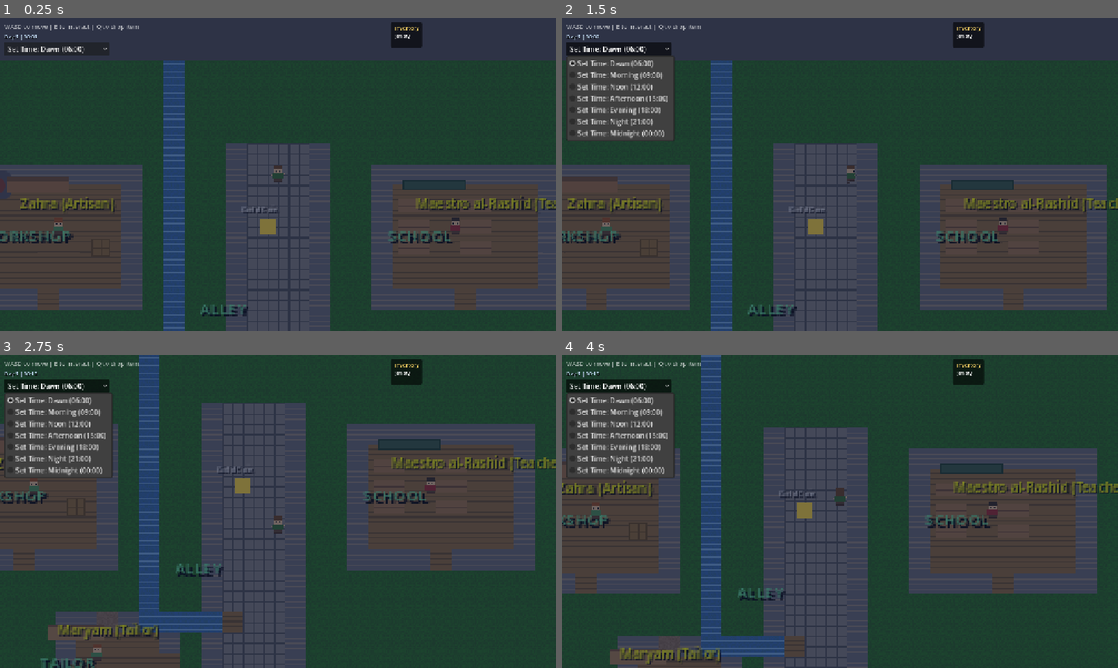
Above: before the commit, frames 1-4 (two rows, left to right).
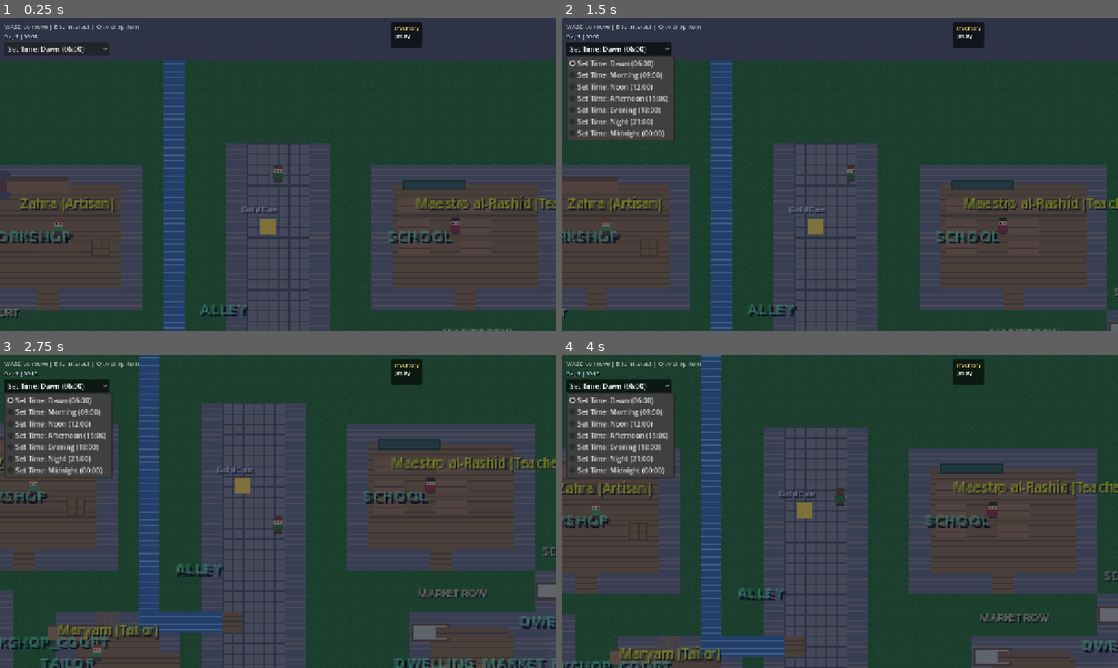
Above: after the commit, the same moments.

Repository: axecopfire/first-godot
Game: Godot game, scene res://scenes/boot.tscn
Two runs of this game, one before a commit and one after it. Both use one fixed random seed, a clock stepped at 60 frames per second and the inputs below.
Inputs:
- Up to frame 1 (0.25 s): no input
- Up to frame 2 (1.5 s): click "Set Time: Dawn (06:00)" at 0.5 s; tap Enter at 1.25 s; hold D (move_right) from 1.28 s (still down); hold Q (drop_item) from 1.28 s (still down)
- Up to frame 3 (2.75 s): release D (move_right) at 2.03 s; release Q (drop_item) at 2.03 s; hold S (move_down) from 2.03 s (still down); tap E (interact) at 2.1 s
- Up to frame 4 (4 s): release S (move_down) at 2.78 s; hold D (move_right) 2.78-3.53 s; hold Q (drop_item) 2.78-3.53 s; hold W (move_up) from 3.53 s (still down); tap E (interact) at 3.6 s

The runs differ from the first frame. In frame 1, 0.1% of the frame differs, in the area x 0-92%, y 92-100%; in frame 2, 0.2%; in frame 3, 6.4%, in the area x 0-100%, y 61-100%; in frame 4, 4.1%.

Commit message:
dwellings

Diff:
--- a/scripts/npc_relationships.gd
+++ b/scripts/npc_relationships.gd
@@ -127,37 +127,37 @@
 	"home_market_row": {
 		"id": "home_market_row",
 		"label": "Market Row House",
-		"zone": "market",
+		"zone": "dwelling_market_row",
 		"residents": ["Yusuf", "Amina"],
 	},
 	"home_workshop_court": {
 		"id": "home_workshop_court",
 		"label": "Workshop Court House",
-		"zone": "workshop",
+		"zone": "dwelling_workshop_court",
 		"residents": ["Samira", "Zahra"],
 	},
 	"home_smithy_loft": {
 		"id": "home_smithy_loft",
 		"label": "Smithy Loft",
-		"zone": "blacksmith",
+		"zone": "dwelling_smithy_loft",
 		"residents": ["Ibrahim", "Tarik", "Capitan Rodrigo"],
 	},
 	"home_warehouse_quarters": {
 		"id": "home_warehouse_quarters",
 		"label": "Warehouse Quarters",
-		"zone": "warehouse",
+		"zone": "dwelling_warehouse_quarters",
 		"residents": ["Abbas", "Rafiq", "Salim", "Nura"],
 	},
 	"home_field_house": {
 		"id": "home_field_house",
 		"label": "Field House",
-		"zone": "fields",
+		"zone": "dwelling_field_house",
 		"residents": ["Old Hamid", "Qadir", "Maryam"],
 	},
 	"home_school_residence": {
 		"id": "home_school_residence",
 		"label": "School Residence",
-		"zone": "school",
+		"zone": "dwelling_school_residence",
 		"residents": ["Maestro al-Rashid", "Father Domingo"],
 	},
 }
--- a/scripts/world/map_generator.gd
+++ b/scripts/world/map_generator.gd
@@ -24,6 +24,12 @@
 	"workshop": Rect2i(36, 5, 8, 7),
 	"school": Rect2i(55, 5, 9, 7),
 	"tailor": Rect2i(41, 14, 6, 5),
+	"dwelling_market_row": Rect2i(58, 14, 6, 5),
+	"dwelling_workshop_court": Rect2i(33, 13, 6, 5),
+	"dwelling_smithy_loft": Rect2i(45, 36, 6, 6),
+	"dwelling_warehouse_quarters": Rect2i(79, 22, 7, 6),
+	"dwelling_field_house": Rect2i(18, 31, 7, 6),
+	"dwelling_school_residence": Rect2i(64, 12, 6, 5),
 	"blacksmith": Rect2i(36, 36, 8, 7),
 	"mill": Rect2i(53, 36, 8, 7),
 	"warehouse": Rect2i(67, 21, 11, 9),
@@ -42,6 +48,12 @@
 	"workshop": 0.0,
 	"school": 0.0,
 	"tailor": 0.0,
+	"dwelling_market_row": -0.3,
+	"dwelling_workshop_court": -0.3,
+	"dwelling_smithy_loft": -0.2,
+	"dwelling_warehouse_quarters": 0.1,
+	"dwelling_field_house": -0.2,
+	"dwelling_school_residence": -0.4,
 	"blacksmith": 0.0,
 	"mill": 0.0,
 	"warehouse": 1.0,
@@ -63,6 +75,8 @@
 	_place_market_stalls(parent)
 	_place_decorations(parent)
 	_place_building_furniture(parent)
+	_place_dwelling_signs(parent)
+	_place_dwelling_lights(parent)
 	_build_walls(parent)
 	_build_water_collisions(parent)
 	_build_manor_gate(parent)
@@ -115,20 +129,33 @@
 	_fill_rect(Rect2i(63, 24, 5, 4), Tile.DIRT)         # warehouse lane (east)
 	_fill_rect(Rect2i(15, 26, 23, 3), Tile.DIRT)        # west road across fields
 	_fill_rect(Rect2i(67, 29, 11, 2), Tile.DIRT)        # alley behind warehouse/barracks
+	_fill_rect(Rect2i(58, 18, 11, 2), Tile.DIRT)        # north dwellings lane
+	_fill_rect(Rect2i(46, 36, 2, 7), Tile.DIRT)         # smithy loft path
+	_fill_rect(Rect2i(77, 24, 2, 2), Tile.DIRT)         # warehouse quarters connector
+	_fill_rect(Rect2i(21, 37, 2, 2), Tile.DIRT)         # field house connector
+	_fill_rect(Rect2i(66, 17, 1, 2), Tile.DIRT)         # school residence doorway connector
+	_fill_rect(Rect2i(47, 35, 1, 2), Tile.DIRT)         # smithy loft doorway connector
+	_fill_rect(Rect2i(79, 24, 1, 2), Tile.DIRT)         # warehouse quarters doorway connector
 
 	# Building shells.
 	_place_building(ZONES["church"], Vector2i(30, 12), Tile.WOOD)
 	_place_building(ZONES["workshop"], Vector2i(39, 11), Tile.WOOD)
 	_place_building(ZONES["school"], Vector2i(59, 11), Tile.WOOD)
 	_place_building(ZONES["tailor"], Vector2i(46, 16), Tile.WOOD)
+	_place_building(ZONES["dwelling_market_row"], Vector2i(60, 18), Tile.WOOD)
+	_place_building(ZONES["dwelling_workshop_court"], Vector2i(36, 17), Tile.WOOD)
+	_place_building(ZONES["dwelling_school_residence"], Vector2i(66, 16), Tile.WOOD)
 	# Tailor back door (north) into church garden.
 	map_data[14][43] = Tile.DIRT
 	_place_building(ZONES["blacksmith"], Vector2i(39, 36), Tile.WOOD)
+	_place_building(ZONES["dwelling_smithy_loft"], Vector2i(47, 36), Tile.WOOD)
 	_place_building(ZONES["mill"], Vector2i(56, 36), Tile.WOOD)
 	_place_building(ZONES["warehouse"], Vector2i(67, 25), Tile.WOOD)
+	_place_building(ZONES["dwelling_warehouse_quarters"], Vector2i(79, 25), Tile.WOOD)
 	# Warehouse back exit east into the alley.
 	map_data[28][77] = Tile.WOOD
 	_place_building(ZONES["barracks"], Vector2i(67, 35), Tile.WOOD)
+	_place_building(ZONES["dwelling_field_house"], Vector2i(21, 36), Tile.WOOD)
 
 	# Church herb garden behind the church (small grass patch).
 	_fill_rect(Rect2i(28, 1, 5, 3), Tile.GRASS)
@@ -377,6 +404,20 @@
 	_add_furniture_item(furnishings, chair_tex, Vector2(11, 26), Vector2(8, 8), Vector2(1, 1))
 	_add_furniture_item(furnishings, cabinet_tex, Vector2(8, 28), Vector2(48, 6), Vector2(4, 1))
 
+	# Family dwellings: simple interiors so homes read as lived-in spaces.
+	_add_furniture_item(furnishings, bed_tex, Vector2(59, 15), Vector2(24, 10), Vector2(3, 2))
+	_add_furniture_item(furnishings, cabinet_tex, Vector2(61, 15), Vector2(48, 6), Vector2(4, 1))
+	_add_furniture_item(furnishings, bed_tex, Vector2(34, 14), Vector2(24, 10), Vector2(3, 2))
+	_add_furniture_item(furnishings, shelf_tex, Vector2(36, 14), Vector2(8, 42), Vector2(2, 3))
+	_add_furniture_item(furnishings, bed_tex, Vector2(46, 37), Vector2(24, 10), Vector2(3, 2))
+	_add_furniture_item(furnishings, footlocker_tex, Vector2(48, 39), Vector2(16, 8), Vector2(2, 2))
+	_add_furniture_item(furnishings, bed_tex, Vector2(80, 23), Vector2(24, 10), Vector2(3, 2))
+	_add_furniture_item(furnishings, crate_tex, Vector2(83, 24), Vector2(12, 12), Vector2(2, 2))
+	_add_furniture_item(furnishings, bed_tex, Vector2(19, 32), Vector2(24, 10), Vector2(3, 2))
+	_add_furniture_item(furnishings, cabinet_tex, Vector2(22, 35), Vector2(48, 6), Vector2(4, 1))
+	_add_furniture_item(furnishings, bed_tex, Vector2(65, 13), Vector2(24, 10), Vector2(3, 2))
+	_add_furniture_item(furnishings, desk_tex, Vector2(67, 14), Vector2(18, 6), Vector2(3, 2))
+
 func _add_furniture_item(
 	parent: Node2D,
 	tex: Texture2D,
@@ -420,6 +461,85 @@
 	shape.shape = rect
 	body.add_child(shape)
 	parent.add_child(body)
+
+func _place_dwelling_signs(parent: Node2D) -> void:
+	var signs := Node2D.new()
+	signs.name = "DwellingSigns"
+	parent.add_child(signs)
+
+	var sign_specs := [
+		{"text": "MARKET ROW", "zone": "dwelling_market_row"},
+		{"text": "WORKSHOP COURT", "zone": "dwelling_workshop_court"},
+		{"text": "SMITHY LOFT", "zone": "dwelling_smithy_loft"},
+		{"text": "WAREHOUSE QUARTERS", "zone": "dwelling_warehouse_quarters"},
+		{"text": "FIELD HOUSE", "zone": "dwelling_field_house"},
+		{"text": "SCHOOL RESIDENCE", "zone": "dwelling_school_residence"},
+	]
+
+	for spec in sign_specs:
+		var zone_name := str(spec.get("zone", ""))
+		if not ZONES.has(zone_name):
+			continue
+
+		var zone: Rect2i = ZONES[zone_name]
+		var center := Vector2(
+			(zone.position.x + zone.size.x * 0.5) * TILE_SIZE,
+			(zone.position.y - 0.75) * TILE_SIZE
+		)
+
+		var label := Label.new()
+		label.text = str(spec.get("text", "HOME"))
+		label.position = center + Vector2(-42, -8)
+		label.add_theme_font_size_override("font_size", 8)
+		label.add_theme_color_override("font_color", Color(1.0, 0.93, 0.68, 0.95))
+		label.add_theme_color_override("font_shadow_color", Color(0, 0, 0, 0.95))
+		label.add_theme_constant_override("shadow_offset_x", 1)
+		label.add_theme_constant_override("shadow_offset_y", 1)
+		signs.add_child(label)
+
+func _place_dwelling_lights(parent: Node2D) -> void:
+	var lights := Node2D.new()
+	lights.name = "DwellingLights"
+	parent.add_child(lights)
+
+	var lantern_texture := _create_lantern_light_texture(64)
+	for zone_name in [
+		"dwelling_market_row",
+		"dwelling_workshop_court",
+		"dwelling_smithy_loft",
+		"dwelling_warehouse_quarters",
+		"dwelling_field_house",
+		"dwelling_school_residence",
+	]:
+		if not ZONES.has(zone_name):
+			continue
+
+		var zone: Rect2i = ZONES[zone_name]
+		var door_tile := Vector2(
+			zone.position.x + zone.size.x * 0.5,
+			zone.position.y + zone.size.y - 1
+		)
+		var light := PointLight2D.new()
+		light.texture = lantern_texture
+		light.texture_scale = 1.2
+		light.color = Color(1.0, 0.78, 0.38, 0.85)
+		light.energy = 0.9
+		light.position = (door_tile + Vector2(0.0, 0.5)) * TILE_SIZE
+		lights.add_child(light)
+
+func _create_lantern_light_texture(size: int) -> Texture2D:
+	var img := Image.create(size, size, false, Image.FORMAT_RGBA8)
+	var center := Vector2(size * 0.5, size * 0.5)
+	var max_dist := center.length()
+
+	for y in range(size):
+		for x in range(size):
+			var dist := Vector2(x, y).distance_to(center)
+			var t: float = clamp(1.0 - (dist / max_dist), 0.0, 1.0)
+			var alpha: float = t * t
+			img.set_pixel(x, y, Color(1, 1, 1, alpha))
+
+	return ImageTexture.create_from_image(img)
 
 func _build_walls(parent: Node2D) -> void:
 	var walls := Node2D.new()
